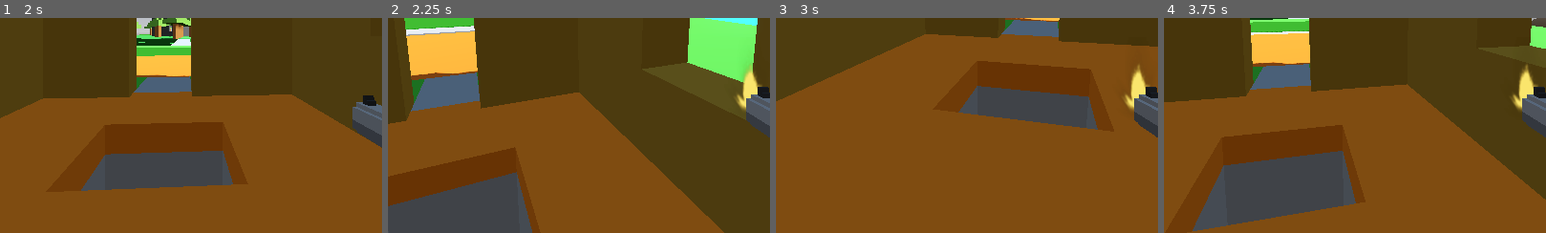
Above: before the commit, frames 1-4 (left to right).
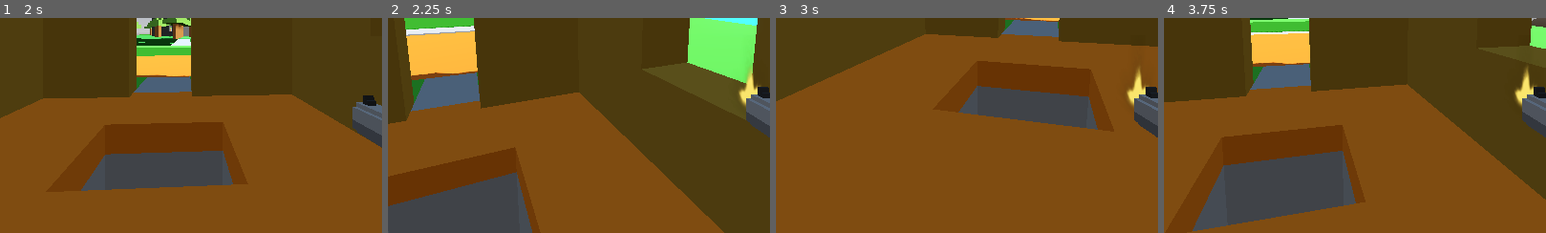
Above: after the commit, the same moments.

Repository: qdanq/Battle-duo
Game: Godot game, scene res://world.tscn
The game is run twice, just before and just after one commit, with the same random seed, the same clock (stepped at 60 frames per second) and the same inputs.
Inputs (mouse positions are % of the whole screen's width and height, from its top left):
- Up to frame 1 (2 s): click (50, 58) at 0.52 s; type "12" at 0.6 s; click "Host" at 1.25 s
- Up to frame 2 (2.25 s): tap Enter (ui_accept) at 2 s; move the mouse to (55, 50) at 2.02 s; hold Up (ui_up) from 2.03 s (still down); click (55, 50) at 2.1 s
- Up to frame 3 (3 s): keep holding Up (ui_up); tap Enter (ui_accept) at 2.27 s; move the mouse to (45, 50) at 2.77 s; click (45, 50) at 2.85 s
- Up to frame 4 (3.75 s): keep holding Up (ui_up); tap Enter (ui_accept) at 3.02 s; move the mouse to (52, 48) at 3.52 s; click (52, 48) at 3.6 s
The pictures show only the part of the screen within x 23-73%, y 47-97%; the shares and areas given below are measured in that part.

Frame 1 is identical in both runs. In frame 2, 0.4% of the frame differs, in the area x 91-98%, y 21-44%; in frame 3, 0.4%; in frame 4, 0.4%, in the area x 90-98%, y 21-44%.

Commit message:
Delete menu scene. Add player connect.

Diff:
--- a/menu.gd
+++ /dev/null
@@ -1,28 +0,0 @@
-extends Node
-
-@onready var main_menu = $CanvasLayer/MainMenu
-@onready var address_entry = $CanvasLayer/MainMenu/MarginContainer/VBoxContainer
-
-const Player = preload("res://character_body_3d.tscn")
-const PORT = 9999
-var enet_peer = ENetMultiplayerPeer.new()
-
-func _on_host_button_pressed():
-	main_menu.hide()
-
-	enet_peer.create_server(PORT)
-	multiplayer.multiplayer_peer = enet_peer
-	multiplayer.peer_connected.connect(add_player)
-
-	add_player(multiplayer.get_unique_id())
-
-func _on_join_button_pressed():
-	main_menu.hide()
-
-	enet_peer.create_client("localhost", PORT)
-	multiplayer.multiplayer_peer = enet_peer
-
-func add_player(peer_id):
-	var player = Player.instantiate()
-	player.name = str(peer_id)
-	add_child(player)
--- a/menu.tscn
+++ /dev/null
@@ -1,81 +0,0 @@
-[gd_scene load_steps=6 format=3 uid="uid://bw3omtnxxns6a"]
-
-[ext_resource type="Script" path="res://menu.gd" id="1_exm1j"]
-[ext_resource type="PackedScene" uid="uid://br6kftxrfdepx" path="res://node_3d.tscn" id="1_sos6o"]
-
-[sub_resource type="ProceduralSkyMaterial" id="ProceduralSkyMaterial_7dskq"]
-sky_horizon_color = Color(0.64625, 0.65575, 0.67075, 1)
-ground_horizon_color = Color(0.64625, 0.65575, 0.67075, 1)
-
-[sub_resource type="Sky" id="Sky_eet1r"]
-sky_material = SubResource("ProceduralSkyMaterial_7dskq")
-
-[sub_resource type="Environment" id="Environment_0ws5n"]
-background_mode = 2
-sky = SubResource("Sky_eet1r")
-tonemap_mode = 2
-glow_enabled = true
-
-[node name="World" type="Node"]
-script = ExtResource("1_exm1j")
-
-[node name="DirectionalLight3D" type="DirectionalLight3D" parent="."]
-transform = Transform3D(-0.866023, -0.433016, 0.250001, 0, 0.499998, 0.866027, -0.500003, 0.749999, -0.43301, 0, 0, 0)
-layers = 3
-shadow_enabled = true
-
-[node name="WorldEnvironment" type="WorldEnvironment" parent="."]
-environment = SubResource("Environment_0ws5n")
-
-[node name="Node3D" parent="." instance=ExtResource("1_sos6o")]
-
-[node name="CanvasLayer" type="CanvasLayer" parent="."]
-
-[node name="MainMenu" type="PanelContainer" parent="CanvasLayer"]
-anchors_preset = 15
-anchor_right = 1.0
-anchor_bottom = 1.0
-offset_left = 394.0
-offset_top = 227.0
-offset_right = -396.0
-offset_bottom = -227.0
-grow_horizontal = 2
-grow_vertical = 2
-scale = Vector2(0.998357, 1)
-
-[node name="MarginContainer" type="MarginContainer" parent="CanvasLayer/MainMenu"]
-layout_mode = 2
-theme_override_constants/margin_left = 15
-theme_override_constants/margin_top = 15
-theme_override_constants/margin_right = 15
-theme_override_constants/margin_bottom = 15
-
-[node name="VBoxContainer" type="VBoxContainer" parent="CanvasLayer/MainMenu/MarginContainer"]
-layout_mode = 2
-theme_override_constants/separation = 15
-
-[node name="Label" type="Label" parent="CanvasLayer/MainMenu/MarginContainer/VBoxContainer"]
-layout_mode = 2
-text = "Main menu"
-horizontal_alignment = 1
-vertical_alignment = 1
-
-[node name="HostButton" type="Button" parent="CanvasLayer/MainMenu/MarginContainer/VBoxContainer"]
-layout_mode = 2
-text = "Host"
-
-[node name="JoinButton" type="Button" parent="CanvasLayer/MainMenu/MarginContainer/VBoxContainer"]
-layout_mode = 2
-text = "Join"
-
-[node name="AddressEntry" type="LineEdit" parent="CanvasLayer/MainMenu/MarginContainer/VBoxContainer"]
-layout_mode = 2
-placeholder_text = "Enter address to join"
-alignment = 1
-
-[node name="MultiplayerSpawner" type="MultiplayerSpawner" parent="."]
-_spawnable_scenes = PackedStringArray("res://character_body_3d.tscn")
-spawn_path = NodePath("..")
-
-[connection signal="pressed" from="CanvasLayer/MainMenu/MarginContainer/VBoxContainer/HostButton" to="." method="_on_host_button_pressed"]
-[connection signal="pressed" from="CanvasLayer/MainMenu/MarginContainer/VBoxContainer/JoinButton" to="." method="_on_join_button_pressed"]
--- a/player.tscn
+++ b/player.tscn
@@ -1,7 +1,7 @@
 [gd_scene load_steps=16 format=3 uid="uid://dfvi0w0b8q13k"]
 
 [ext_resource type="ArrayMesh" uid="uid://bxourcuql6iub" path="res://models/weapons/pistol.obj" id="1_qi2as"]
-[ext_resource type="Texture2D" uid="uid://bqyrsf31binyc" path="res://addons/kenney_particle_pack/muzzle_03.png" id="2_ksf4a"]
+[ext_resource type="Texture2D" uid="uid://bmbu12lbnrams" path="res://addons/kenney_particle_pack/muzzle_05.png" id="2_er7t0"]
 
 [sub_resource type="GDScript" id="GDScript_8cwsq"]
 resource_name = "Player"
@@ -88,7 +88,7 @@
 shading_mode = 0
 vertex_color_use_as_albedo = true
 albedo_color = Color(0.976471, 0.811765, 0.341176, 1)
-albedo_texture = ExtResource("2_ksf4a")
+albedo_texture = ExtResource("2_er7t0")
 billboard_mode = 3
 particles_anim_h_frames = 1
 particles_anim_v_frames = 1
@@ -98,6 +98,33 @@
 material = SubResource("StandardMaterial3D_qdq01")
 size = Vector2(0.2, 0.2)
 orientation = 2
+
+[sub_resource type="Animation" id="Animation_i50hr"]
+length = 0.001
+tracks/0/type = "value"
+tracks/0/imported = false
+tracks/0/enabled = true
+tracks/0/path = NodePath("Camera3D/Pistol:position")
+tracks/0/interp = 1
+tracks/0/loop_wrap = true
+tracks/0/keys = {
+"times": PackedFloat32Array(0),
+"transitions": PackedFloat32Array(1),
+"update": 0,
+"values": [Vector3(0.55674, -0.476864, -0.461548)]
+}
+tracks/1/type = "value"
+tracks/1/imported = false
+tracks/1/enabled = true
+tracks/1/path = NodePath("Camera3D/Pistol:rotation")
+tracks/1/interp = 1
+tracks/1/loop_wrap = true
+tracks/1/keys = {
+"times": PackedFloat32Array(0),
+"transitions": PackedFloat32Array(1),
+"update": 0,
+"values": [Vector3(0, 1.5708, 0)]
+}
 
 [sub_resource type="Animation" id="Animation_admm7"]
 resource_name = "idle"
@@ -128,33 +155,6 @@
 "values": [Vector3(0, 1.5708, 0), Vector3(2.62206e-09, 1.5708, -0.0600219)]
 }
 
-[sub_resource type="Animation" id="Animation_i50hr"]
-length = 0.001
-tracks/0/type = "value"
-tracks/0/imported = false
-tracks/0/enabled = true
-tracks/0/path = NodePath("Camera3D/Pistol:position")
-tracks/0/interp = 1
-tracks/0/loop_wrap = true
-tracks/0/keys = {
-"times": PackedFloat32Array(0),
-"transitions": PackedFloat32Array(1),
-"update": 0,
-"values": [Vector3(0.55674, -0.476864, -0.461548)]
-}
-tracks/1/type = "value"
-tracks/1/imported = false
-tracks/1/enabled = true
-tracks/1/path = NodePath("Camera3D/Pistol:rotation")
-tracks/1/interp = 1
-tracks/1/loop_wrap = true
-tracks/1/keys = {
-"times": PackedFloat32Array(0),
-"transitions": PackedFloat32Array(1),
-"update": 0,
-"values": [Vector3(0, 1.5708, 0)]
-}
-
 [sub_resource type="Animation" id="Animation_bqjym"]
 resource_name = "move"
 loop_mode = 1
@@ -224,12 +224,12 @@
 transform = Transform3D(1, 0, 0, 0, 1, 0, 0, 0, 1, 0, 1.55603, -0.112114)
 
 [node name="Pistol" type="MeshInstance3D" parent="Camera3D"]
-transform = Transform3D(-4.37114e-09, 0, 0.1, 0, 0.1, 0, -0.1, 0, -4.37114e-09, 0.55674, -0.476864, -0.461548)
+transform = Transform3D(-3.61999e-07, 0, 0.1, 0, 0.1, 0, -0.1, 0, -3.61999e-07, 0.55674, -0.476864, -0.461548)
 mesh = ExtResource("1_qi2as")
 skeleton = NodePath("../..")
 
 [node name="MuzzleFlash" type="GPUParticles3D" parent="Camera3D/Pistol"]
-transform = Transform3D(1, 0, 0, 0, 1, 0, 1.06581e-14, 0, 1, 2.3715, 3.47848, -1.79435)
+transform = Transform3D(1, 0, -2.13163e-14, 0, 1, 0, 9.9476e-14, 0, 1, 2.3715, 3.52466, -1.7944)
 emitting = false
 amount = 1
 lifetime = 0.2
--- a/world.gd
+++ b/world.gd
@@ -11,18 +11,21 @@
 	if Input.is_action_just_pressed("quit"):
 		get_tree().quit()
 
-
 func _on_host_button_pressed():
 	main_menu.hide()
 
 	enet_peer.create_server(PORT)
 	multiplayer.multiplayer_peer = enet_peer
+	multiplayer.peer_connected.connect(add_player)
 
 	add_player(multiplayer.get_unique_id())
 
+func _on_join_button_pressed():
+	main_menu.hide()
 
-func _on_join_button_pressed():
-	pass # Replace with function body.
+	enet_peer.create_client("localhost", PORT)
+	multiplayer.multiplayer_peer = enet_peer
+
 
 func add_player(peer_id):
 	var player = Player.instantiate()
